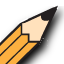
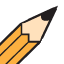
Layered file, before and after one edit (64 × 64). Changes by layer:
hid "shadow" over [1, 6, 64, 64]
